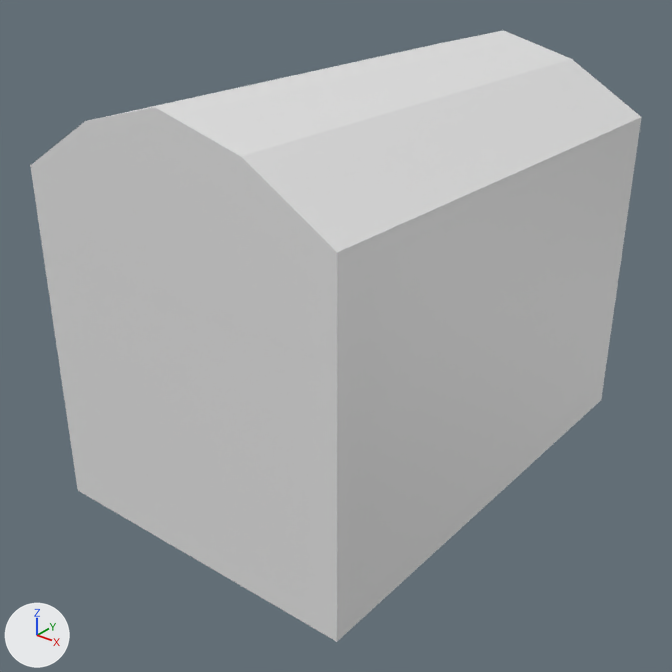
Two versions of the Blender file assets/meshes/blends_do_not_import/sword_shovel_project.blend, one commit apart.
The view is the same before and after, from a 50 mm lens placed at (3.13, -4.16, 3.29), pointed at (-0.04, -0.21, 0.84). The lights are fixed; the arrows at lower left show +X, +Y and +Z.

In view in the first picture: 'chest_base', 'chest_top'.
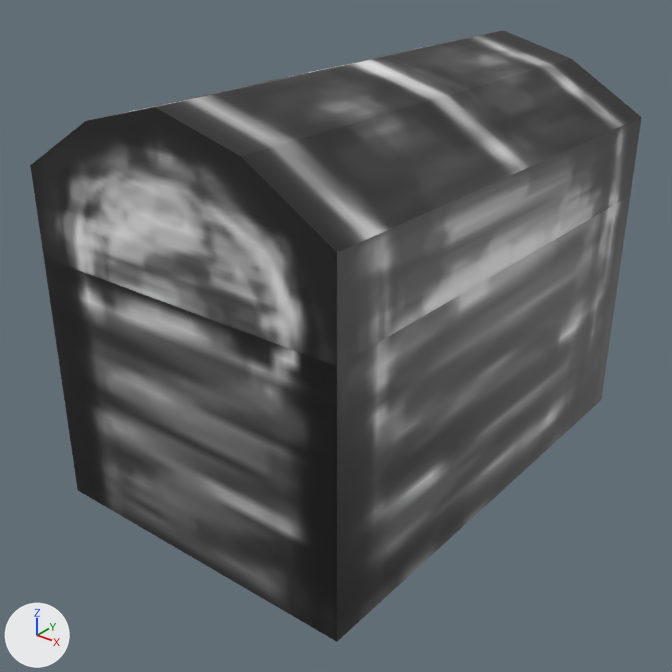
Where the newer file only moved an object's origin or applied its transform, the numbers keep the older frame.

The change, as a list of edits to the scene's bpy script:
```text
Add img_chest_base_color:
    img_chest_base_color = load_image('chest Base Color', '../../textures/chest_base.png', 256, 256, 'sRGB')
Change mat_chest:
    remove mat_chest.base_color = (0.8, 0.8, 0.8)  # white #e7e7e7
    add mat_chest.texture = img_chest_base_color
Change me_cube_004:
    where me_cube_004.from_pydata(...)  # 16 vertices, 14 faces; spans x -1.0..1.0, y -1.5..1.5, z -1.0..0.5
    used by ob_chest_base; location = (0.0, 0.0, 1.0)
    me_cube_004 part 1: texture (UV) coordinates of 14 of 14 faces, centred in x -1.0..1.0, y -1.5..1.5, z -1.0..0.5, changed; they spanned u 0.03..0.35, v 0.03..0.94 and now span u 0.03..0.48, v 0.13..0.9
Change me_cube_005:
    where me_cube_005.from_pydata(...)  # 76 vertices, 74 faces; spans x -1.15..1.0, y -1.0..1.0, z -1.3..2.71
    used by ob_chest_top; location = (0.0, 0.0, 1.749); scale = (1.0, 1.5, 0.25)
    me_cube_005 part 2: texture (UV) coordinates of 74 of 74 faces, centred in x -1.15..1.0, y -1.0..1.0, z -1.3..2.45, changed; they spanned u 0.34..0.96, v 0.3..0.91 and now span u 0.37..0.98, v 0.11..0.95
```

Boxes [x1, y1, x2, y2] around the edits, measured in the pictures (672 x 672 px):
'chest_base', surface changed: [44, 196, 630, 642] in both
'chest_top', surface changed (white to grey): [30, 30, 642, 366] in both
